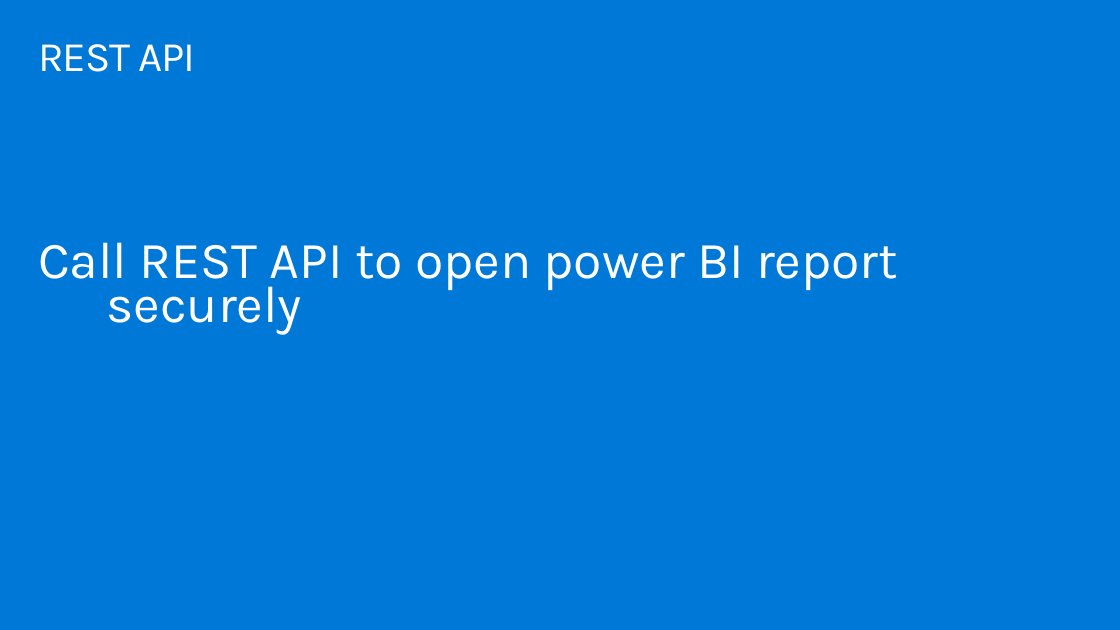
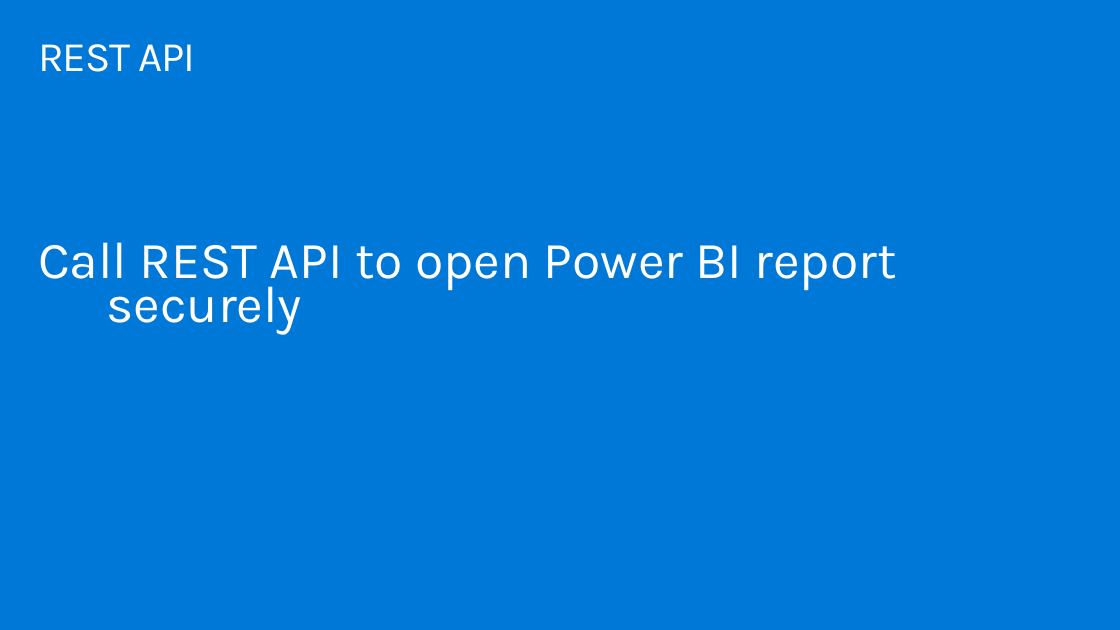
Before and after one commit to hnc198/AzurePowerBI, a slide deck: slide 10 of Hands-on Modules/Embedding/9. Embedding Module.pptx. Drawn at 1120x630 pixels with LibreOffice and Linux fonts; fonts in the diff are those of the drawing. Boxes give left, top, right and bottom in pixels: in the first picture for what was removed or moved away, otherwise in the second. Text is boxed around its words. In the diff, an @@ line names an element or a change of style, - is before the commit and + after.

```diff
--- a/Hands-on Modules/Embedding/9. Embedding Module.pptx
+++ b/Hands-on Modules/Embedding/9. Embedding Module.pptx
@@ text at <box>38,242,897,334</box>: text changed @@
-Call REST API to open power BI report securely
+Call REST API to open Power BI report securely
```
Also in this commit, not shown: 7 other slides changed, 3 other files.
